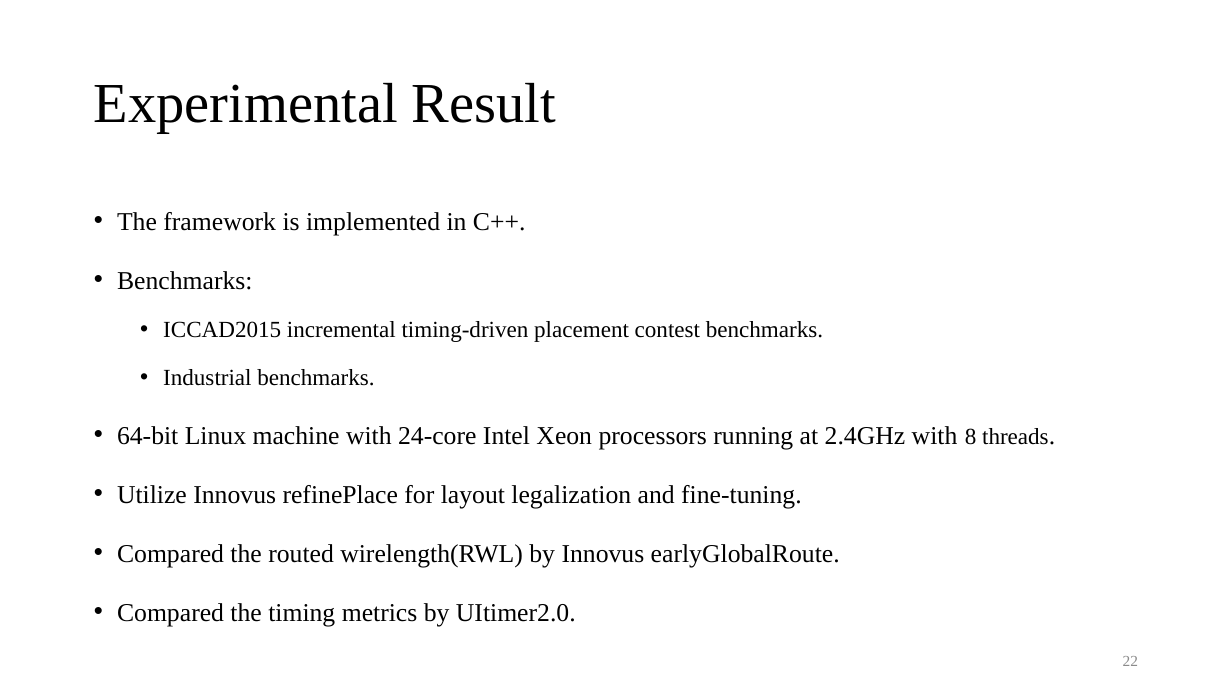
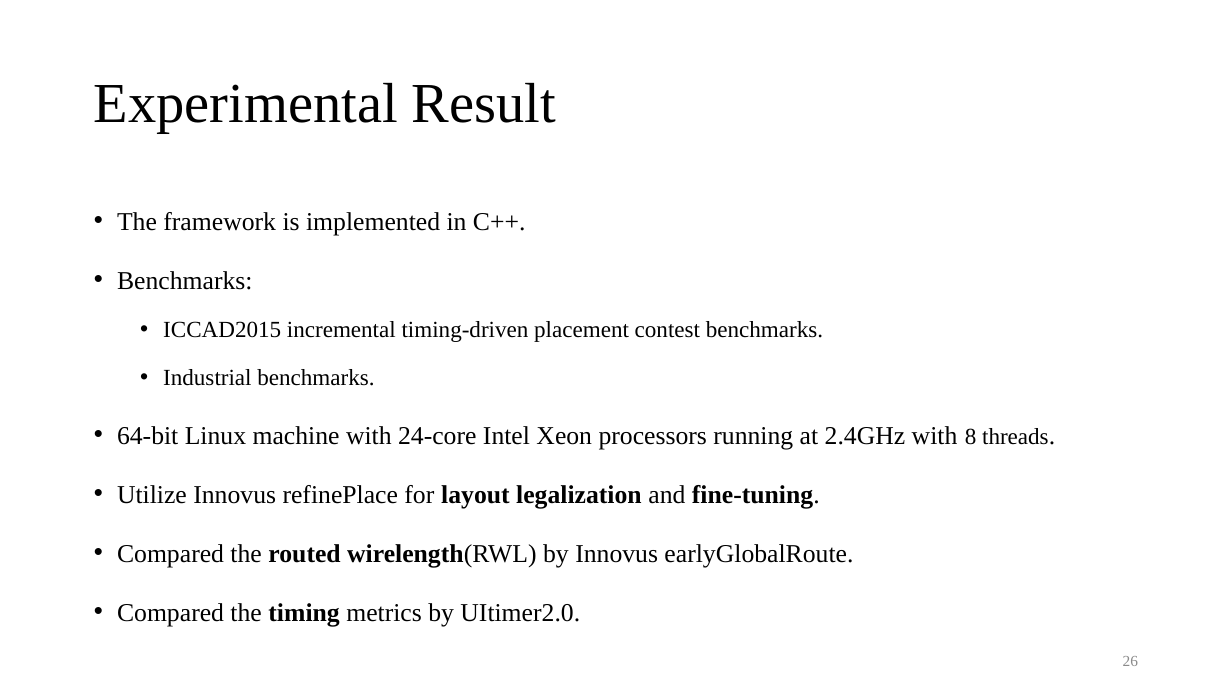
Before and after one commit to Pacific-Feng-Studuies/Studied-Papers, a slide deck: slide 27 of GM/Placement/An Analytical Placement Algorithm with Routing topology Optimization/An Analytical Placement Algorithm with Routing topology Optimization.pptx (slide 23 before the commit). Drawn at 1232x693 pixels with LibreOffice and Linux fonts; fonts in the diff are those of the drawing. Boxes give left, top, right and bottom in pixels: in the first picture for what was removed or moved away, otherwise in the second. Text is boxed around its words. In the diff, an @@ line names an element or a change of style, - is before the commit and + after.

```diff
--- a/GM/Placement/An Analytical Placement Algorithm with Routing topology Optimization/An Analytical Placement Algorithm with Routing topology Optimization.pptx
+++ b/GM/Placement/An Analytical Placement Algorithm with Routing topology Optimization/An Analytical Placement Algorithm with Routing topology Optimization.pptx
@@ text at (117, 485, 853, 626): bold on in "layout legalization fine-tuning.", "routed wirelength(RWL)", "timing" @@
@@ page number at (1123, 656, 1138, 666): text changed @@
-22
+26
```
Also in this commit, not shown: 18 other slides changed, 4 slides added, 1 other file.
